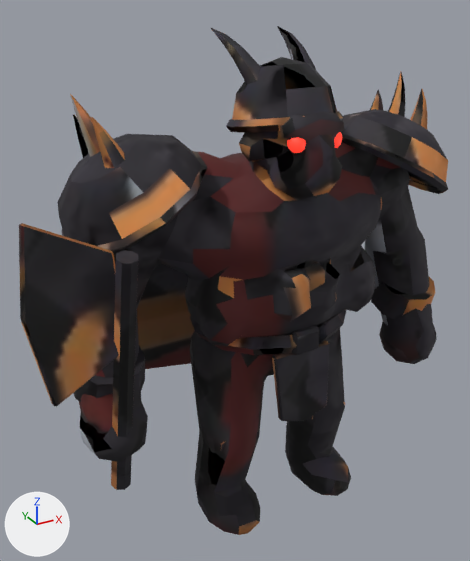
The glTF model assets/3d/monstres/ruinwarrior.glb as it was, and as the next commit left it.
Rendered twice from a camera (50 mm lens) standing at (-0.331, -0.52, 0.541) and looking at (-0.03, 0.028, 0.267). Every picture has the same lights, and +X, +Y and +Z are marked at lower left. The older version comes first. Vertices at exactly the same position are counted once.

Names of what the first picture shows: 'guerrier_ruines_peau' and 1 more.
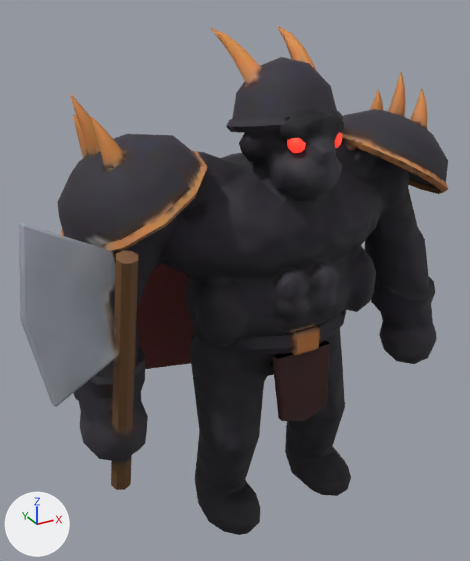
Location of each change, (x1, y1, x2, y2) in pixels of the pictures (470 x 561 px; the box of a moved part takes in the faces that stretch with it):
part 1 of me_guerrier_ruines_peau, moved or reshaped: (220, 111, 437, 507) in both
part 2 of me_guerrier_ruines_peau, surface changed: (19, 26, 448, 535) in both

The edits, one by one:
me_guerrier_ruines_peau has 1759 vertices, 3418 faces and spans x -0.26..0.231, y -0.094..0.121, z -0.003..0.512.
me_guerrier_ruines_peau is used by ob_guerrier_ruines_peau; location (0.0, 0.0, 0.0).
me_guerrier_ruines_peau part 1: 240 of 1759 vertices moved; they spanned x -0.066..0.216, y -0.076..0.084, z 0.003..0.466 and now span x -0.066..0.216, y -0.076..0.084, z 0.003..0.466; mean shift (0.0, 0.001, 0.0); largest move (-0.001, -0.037, 0.462) -> (-0.031, -0.025, 0.024).
me_guerrier_ruines_peau part 2: 2772 kept faces spanning x -0.26..0.231, y -0.094..0.121, z -0.003..0.512 get new texture (UV) coordinates.
